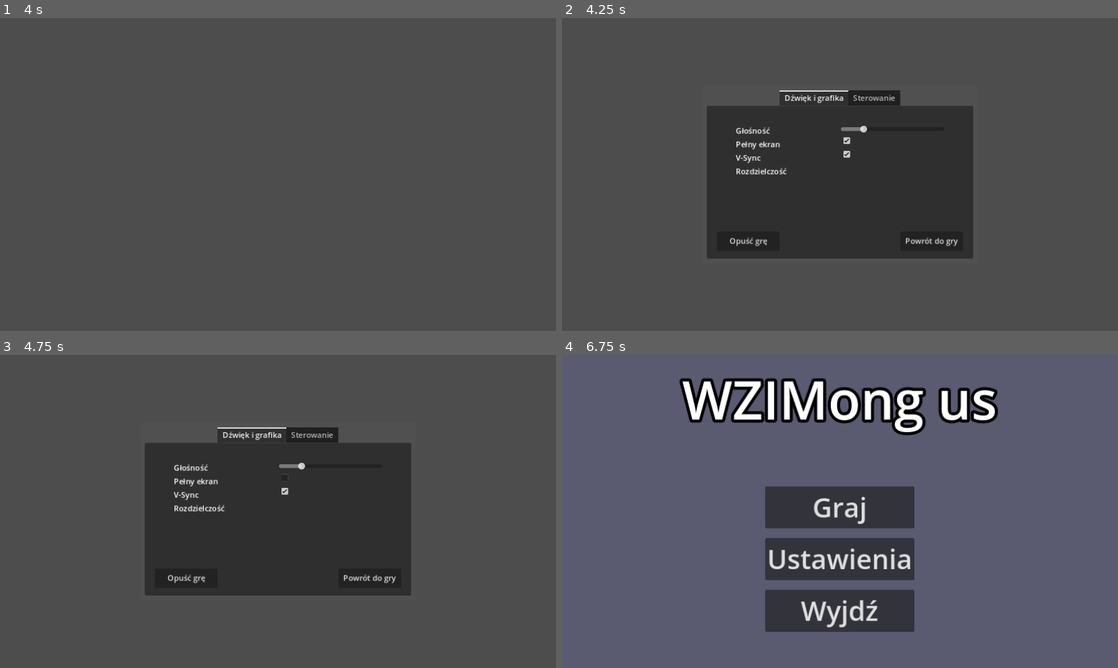
Above: before the commit, frames 1-4 (two rows, left to right).
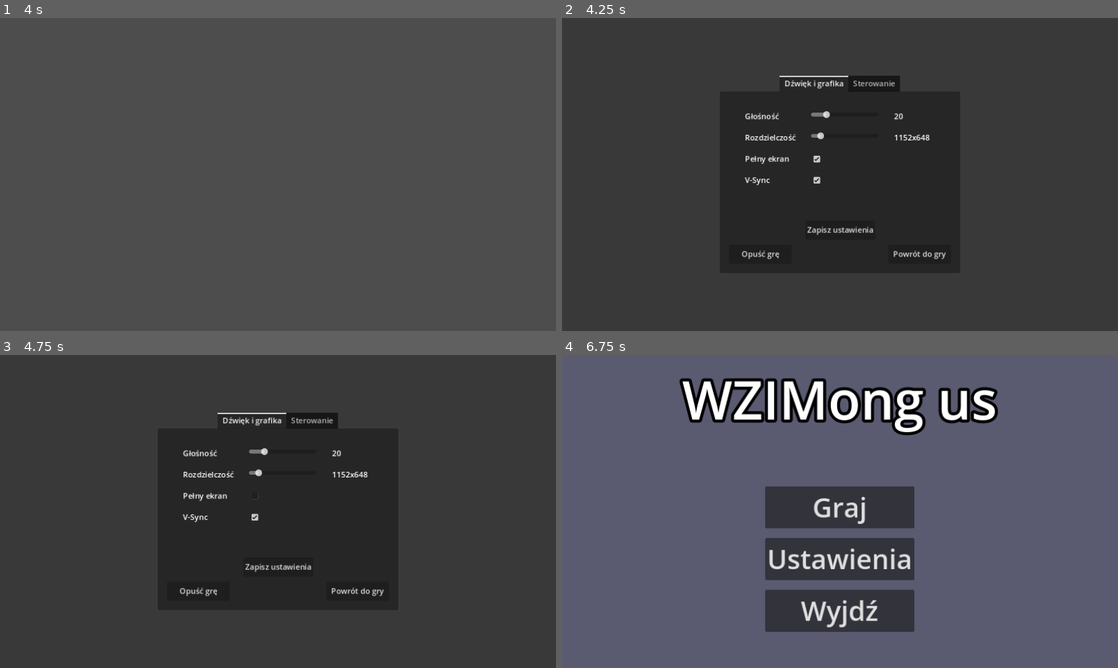
Above: after the commit, the same moments.

Repository: igorzasty2/wzimongus
Game: Godot game, scene res://scenes/ui/pause_menu/pause_menu.tscn
The game is run twice, just before and just after one commit, with the same random seed, the same clock (stepped at 60 frames per second) and the same inputs. This scene is started directly instead of the project's main scene.
Inputs (mouse positions are in pixels of both pictures, inside the frame that each line leads up to; where the layout moved, square brackets give the same spot in the first picture):
- Up to frame 1 (4 s): tap Enter at 0.5, 2, 3.5 s; hold Right (ui_right) 0.53-1.28 s; tap Space at 1.25, 2.75 s; hold Down (ui_down) 1.28-2.03 s; hold Right (ui_right) 2.03-2.78 s; hold Up (ui_up) 2.78-3.53 s; hold Left (ui_left) from 3.53 s (still down)
- Up to frame 2 (4.25 s): keep holding Left (ui_left); tap Escape at 4.15 s
- Up to frame 3 (4.75 s): release Left (ui_left) at 4.25 s; click (255, 495) [283, 477] at 4.25 s
- Up to frame 4 (6.75 s): click (845, 517) [890, 492] at 5 s; click (840, 567) at 5.75 s, where only the run after the commit has a clickable "Zapisz ustawienia"; click "Opuść grę" at 6.5 s

Frame 1 is identical in both runs. In frame 2, 5.7% of the frame differs, in the area x 28-72%, y 18-82%; in frame 3, 5.7%; in frame 4, nothing differs.

Commit message:
added resolution setting and save button, improved settings display, attached pause menu to player

Diff:
--- a/scenes/player/player.tscn
+++ b/scenes/player/player.tscn
@@ -1,7 +1,8 @@
-[gd_scene load_steps=5 format=3 uid="uid://sx7ejcssw0xi"]
+[gd_scene load_steps=6 format=3 uid="uid://sx7ejcssw0xi"]
 
 [ext_resource type="Texture2D" uid="uid://boakkfqgwgxro" path="res://scenes/player/assets/1.png" id="1_8w5ck"]
 [ext_resource type="Script" path="res://scenes/player/player.gd" id="1_rovco"]
+[ext_resource type="PackedScene" uid="uid://dx7vp7ohxvuvd" path="res://scenes/ui/pause_menu/pause_menu.tscn" id="3_tbjki"]
 
 [sub_resource type="CapsuleShape2D" id="CapsuleShape2D_st64e"]
 radius = 54.0
@@ -36,3 +37,6 @@
 offset_bottom = -85.0
 horizontal_alignment = 1
 vertical_alignment = 1
+
+[node name="PauseMenu" parent="." instance=ExtResource("3_tbjki")]
+visible = false
--- a/scenes/ui/pause_menu/pause_menu.tscn
+++ b/scenes/ui/pause_menu/pause_menu.tscn
@@ -7,18 +7,12 @@
 script = ExtResource("1_xdxlx")
 
 [node name="ColorRect" type="ColorRect" parent="."]
-anchors_preset = 8
-anchor_left = 0.5
-anchor_top = 0.5
-anchor_right = 0.5
-anchor_bottom = 0.5
-offset_left = -285.0
-offset_top = -184.5
-offset_right = 285.0
-offset_bottom = 184.5
+anchors_preset = 15
+anchor_right = 1.0
+anchor_bottom = 1.0
 grow_horizontal = 2
 grow_vertical = 2
-color = Color(0.313726, 0.313726, 0.313726, 1)
+color = Color(0, 0, 0, 0.25098)
 
 [node name="Settings" parent="." instance=ExtResource("2_buvgv")]
 
@@ -28,14 +22,14 @@
 anchor_top = 0.5
 anchor_right = 0.5
 anchor_bottom = 0.5
-offset_left = -225.0
-offset_top = 275.0
-offset_right = 225.0
+offset_left = -230.0
+offset_top = 330.0
+offset_right = 230.0
 grow_horizontal = 2
 grow_vertical = 2
 size_flags_horizontal = 4
 size_flags_vertical = 4
-theme_override_constants/separation = 250
+theme_override_constants/separation = 200
 
 [node name="LeaveGameButton" type="Button" parent="HBoxContainer"]
 custom_minimum_size = Vector2(130, 40)
--- a/scenes/ui/settings/save_user_settings.gd
+++ b/scenes/ui/settings/save_user_settings.gd
@@ -4,6 +4,7 @@
 @export_range(0,100) var volume: int = 20
 @export var full_screen: bool = true
 @export var v_sync: bool = true
+@export_range(0,20) var resolution: int = 2 # 1152x648
 
 
 func save():
--- a/scenes/ui/settings/settings.gd
+++ b/scenes/ui/settings/settings.gd
@@ -1,10 +1,27 @@
 extends Control
 
-@onready var volume_slider = $TabContainer/SoundAndGraphics/MarginContainer/SettingsList/Options/VolumeSlider
-@onready var full_screen_checkbox = $TabContainer/SoundAndGraphics/MarginContainer/SettingsList/Options/FullScreenCheckBox
-@onready var v_sync_checkbox = $TabContainer/SoundAndGraphics/MarginContainer/SettingsList/Options/VSyncCheckBox
+@onready var volume_slider = $TabContainer/SoundAndGraphics/MarginContainer/GridContainer/VolumeSlider
+@onready var full_screen_checkbox = $TabContainer/SoundAndGraphics/MarginContainer/GridContainer/FullScreenCheckBox
+@onready var v_sync_checkbox = $TabContainer/SoundAndGraphics/MarginContainer/GridContainer/VSyncCheckBox
+@onready var resolution_slider = $TabContainer/SoundAndGraphics/MarginContainer/GridContainer/ResolutionSlider
+
+@onready var volume_output = $TabContainer/SoundAndGraphics/MarginContainer/GridContainer/VolumeOutput
+@onready var resolution_output = $TabContainer/SoundAndGraphics/MarginContainer/GridContainer/ResolutionOutput
+
+# resolutions dictionary
+const RESOLUTIONS : Dictionary ={"800x600" : Vector2i(800,600),"1024x768" : Vector2i(1024,768), "1152x648" : Vector2i(1152,648),
+"1152x864" : Vector2i(1152,864), "1280x720" : Vector2i(1280,720), "1280x800" : Vector2i(1280,800), "1280x960" : Vector2i(1280,960),
+"1360x768" : Vector2i(1360,768), "1366x768" : Vector2i(1366,768), "1400x1050" : Vector2i(1400,1050), "1440x900" : Vector2i(1440,900),
+"1600x900" : Vector2i(1600,900), "1600x1200" : Vector2i(1600,1200), "1680x1050" : Vector2i(1680,1050), "1792x1344" : Vector2i(1792,1344),
+"1856x1392" : Vector2i(1856,1392), "1920x1080" : Vector2i(1920,1080), "1920x1200" : Vector2i(1920,1200), "1920x1440" : Vector2i(1920,1440),
+"2048x1152" : Vector2i(2048,1152), "2560x1440" : Vector2i(2560,1440)}
 
 var user_sett: SaveUserSettings
+
+var full_screen_value : bool
+var volume_value : int
+var resolution_value : int
+var v_sync_value : bool
 
 func _ready():
 	user_sett = SaveUserSettings.load_or_create()
@@ -12,28 +29,52 @@
 	volume_slider.value = user_sett.volume
 	full_screen_checkbox.button_pressed = user_sett.full_screen
 	v_sync_checkbox.button_pressed = user_sett.v_sync
+	resolution_slider.value = user_sett.resolution*3
+	# setting local values
+	full_screen_value = user_sett.full_screen
+	volume_value = user_sett.volume
+	resolution_value = user_sett.resolution
+	v_sync_value = user_sett.v_sync
+	# loadin saved files
+	_on_save_button_pressed()
 
 func _on_full_screen_checkbox_toggled(button_pressed):
-	if button_pressed == true:
+	full_screen_value = button_pressed
+
+func _on_volume_slider_value_changed(value):
+	volume_value = value
+	volume_output.text = str(value)
+
+func _on_v_sync_check_box_toggled(button_pressed):
+	v_sync_value = button_pressed
+
+func _on_resolution_slider_value_changed(value):
+	var index : int = int(value/3)
+	resolution_output.text = RESOLUTIONS.keys()[index]
+	resolution_value = index
+
+func _on_save_button_pressed():
+
+	# setting the settings
+	if full_screen_value == true:
 		DisplayServer.window_set_mode(DisplayServer.WINDOW_MODE_FULLSCREEN)
 	else:
 		DisplayServer.window_set_mode(DisplayServer.WINDOW_MODE_WINDOWED)
-	if user_sett!=null:
-		user_sett.full_screen = button_pressed;
-		user_sett.save()
 
-func _on_sound_volume_slider_value_changed(value):
-	AudioServer.set_bus_volume_db(0,linear_to_db(value))
-	if user_sett!=null:
-		user_sett.volume = value;
-		user_sett.save()
+	AudioServer.set_bus_volume_db(0,linear_to_db(volume_value))
 
-
-func _on_v_sync_check_box_toggled(button_pressed):
-	if button_pressed == true:
+	if v_sync_value == true:
 		DisplayServer.window_set_vsync_mode(DisplayServer.VSYNC_ENABLED)
 	else:
 		DisplayServer.window_set_vsync_mode(DisplayServer.VSYNC_DISABLED)
-	if user_sett!=null:
-		user_sett.v_sync = button_pressed
+
+	DisplayServer.window_set_size(RESOLUTIONS.values()[resolution_value])
+	# prevents buggy button
+	get_node("SaveButton").release_focus()
+	# saving
+	if user_sett != null:
+		user_sett.full_screen = full_screen_value
+		user_sett.volume = volume_value
+		user_sett.v_sync = v_sync_value
+		user_sett.resolution = resolution_value
 		user_sett.save()
--- a/scenes/ui/settings/settings.tscn
+++ b/scenes/ui/settings/settings.tscn
@@ -14,13 +14,15 @@
 
 [node name="TabContainer" type="TabContainer" parent="."]
 layout_mode = 1
-anchors_preset = -1
-anchor_right = 1.0
-anchor_bottom = 1.0
-offset_left = 300.0
-offset_top = 150.0
-offset_right = -300.0
-offset_bottom = -150.0
+anchors_preset = 8
+anchor_left = 0.5
+anchor_top = 0.5
+anchor_right = 0.5
+anchor_bottom = 0.5
+offset_left = -249.0
+offset_top = -204.0
+offset_right = 249.0
+offset_bottom = 204.0
 grow_horizontal = 2
 grow_vertical = 2
 tab_alignment = 1
@@ -39,52 +41,65 @@
 theme_override_constants/margin_left = 60
 theme_override_constants/margin_top = 40
 theme_override_constants/margin_right = 60
-theme_override_constants/margin_bottom = 40
+theme_override_constants/margin_bottom = 0
 
-[node name="SettingsList" type="HBoxContainer" parent="TabContainer/SoundAndGraphics/MarginContainer"]
+[node name="GridContainer" type="GridContainer" parent="TabContainer/SoundAndGraphics/MarginContainer"]
 layout_mode = 2
+size_flags_horizontal = 4
+theme_override_constants/h_separation = 32
+theme_override_constants/v_separation = 20
+columns = 3
 
-[node name="Labels" type="VBoxContainer" parent="TabContainer/SoundAndGraphics/MarginContainer/SettingsList"]
-layout_mode = 2
-size_flags_horizontal = 3
-size_flags_vertical = 0
-
-[node name="Volume" type="Label" parent="TabContainer/SoundAndGraphics/MarginContainer/SettingsList/Labels"]
+[node name="Volume" type="Label" parent="TabContainer/SoundAndGraphics/MarginContainer/GridContainer"]
 layout_mode = 2
 size_flags_vertical = 1
 text = "Głośność"
 
-[node name="FullScreen" type="Label" parent="TabContainer/SoundAndGraphics/MarginContainer/SettingsList/Labels"]
+[node name="VolumeSlider" type="HSlider" parent="TabContainer/SoundAndGraphics/MarginContainer/GridContainer"]
+custom_minimum_size = Vector2(140, 0)
+layout_mode = 2
+
+[node name="VolumeOutput" type="Label" parent="TabContainer/SoundAndGraphics/MarginContainer/GridContainer"]
+layout_mode = 2
+text = "00"
+
+[node name="Resolution" type="Label" parent="TabContainer/SoundAndGraphics/MarginContainer/GridContainer"]
+layout_mode = 2
+text = "Rozdzielczość"
+
+[node name="ResolutionSlider" type="HSlider" parent="TabContainer/SoundAndGraphics/MarginContainer/GridContainer"]
+layout_mode = 2
+max_value = 62.0
+
+[node name="ResolutionOutput" type="Label" parent="TabContainer/SoundAndGraphics/MarginContainer/GridContainer"]
+custom_minimum_size = Vector2(85, 0)
+layout_mode = 2
+text = "0000x0000"
+
+[node name="FullScreen" type="Label" parent="TabContainer/SoundAndGraphics/MarginContainer/GridContainer"]
 layout_mode = 2
 size_flags_vertical = 1
 text = "Pełny ekran"
 
-[node name="VSync" type="Label" parent="TabContainer/SoundAndGraphics/MarginContainer/SettingsList/Labels"]
-layout_mode = 2
-text = "V-Sync"
-
-[node name="Resolution" type="Label" parent="TabContainer/SoundAndGraphics/MarginContainer/SettingsList/Labels"]
-layout_mode = 2
-text = "Rozdzielczość"
-
-[node name="Options" type="VBoxContainer" parent="TabContainer/SoundAndGraphics/MarginContainer/SettingsList"]
-layout_mode = 2
-size_flags_horizontal = 3
-
-[node name="VolumeSlider" type="HSlider" parent="TabContainer/SoundAndGraphics/MarginContainer/SettingsList/Options"]
-layout_mode = 2
-size_flags_vertical = 4
-value = 100.0
-
-[node name="FullScreenCheckBox" type="CheckBox" parent="TabContainer/SoundAndGraphics/MarginContainer/SettingsList/Options"]
+[node name="FullScreenCheckBox" type="CheckBox" parent="TabContainer/SoundAndGraphics/MarginContainer/GridContainer"]
 layout_mode = 2
 size_flags_horizontal = 0
 size_flags_vertical = 4
 focus_mode = 0
 
-[node name="VSyncCheckBox" type="CheckBox" parent="TabContainer/SoundAndGraphics/MarginContainer/SettingsList/Options"]
+[node name="Filler" type="Control" parent="TabContainer/SoundAndGraphics/MarginContainer/GridContainer"]
+layout_mode = 2
+
+[node name="VSync" type="Label" parent="TabContainer/SoundAndGraphics/MarginContainer/GridContainer"]
+layout_mode = 2
+text = "V-Sync"
+
+[node name="VSyncCheckBox" type="CheckBox" parent="TabContainer/SoundAndGraphics/MarginContainer/GridContainer"]
 layout_mode = 2
 focus_mode = 0
+
+[node name="Filler2" type="Control" parent="TabContainer/SoundAndGraphics/MarginContainer/GridContainer"]
+layout_mode = 2
 
 [node name="Controls" type="TabBar" parent="TabContainer"]
 visible = false
@@ -114,6 +129,23 @@
 layout_mode = 2
 size_flags_horizontal = 3
 
-[connection signal="value_changed" from="TabContainer/SoundAndGraphics/MarginContainer/SettingsList/Options/VolumeSlider" to="." method="_on_sound_volume_slider_value_changed"]
-[connection signal="toggled" from="TabContainer/SoundAndGraphics/MarginContainer/SettingsList/Options/FullScreenCheckBox" to="." method="_on_full_screen_checkbox_toggled"]
-[connection signal="toggled" from="TabContainer/SoundAndGraphics/MarginContainer/SettingsList/Options/VSyncCheckBox" to="." method="_on_v_sync_check_box_toggled"]
+[node name="SaveButton" type="Button" parent="."]
+custom_minimum_size = Vector2(130, 40)
+layout_mode = 1
+anchors_preset = -1
+anchor_left = 0.5
+anchor_top = 0.5
+anchor_right = 0.5
+anchor_bottom = 0.5
+offset_left = -72.5
+offset_top = 230.0
+offset_right = 72.5
+grow_horizontal = 2
+grow_vertical = 2
+text = "Zapisz ustawienia"
+
+[connection signal="value_changed" from="TabContainer/SoundAndGraphics/MarginContainer/GridContainer/VolumeSlider" to="." method="_on_volume_slider_value_changed"]
+[connection signal="value_changed" from="TabContainer/SoundAndGraphics/MarginContainer/GridContainer/ResolutionSlider" to="." method="_on_resolution_slider_value_changed"]
+[connection signal="toggled" from="TabContainer/SoundAndGraphics/MarginContainer/GridContainer/FullScreenCheckBox" to="." method="_on_full_screen_checkbox_toggled"]
+[connection signal="toggled" from="TabContainer/SoundAndGraphics/MarginContainer/GridContainer/VSyncCheckBox" to="." method="_on_v_sync_check_box_toggled"]
+[connection signal="pressed" from="SaveButton" to="." method="_on_save_button_pressed"]
